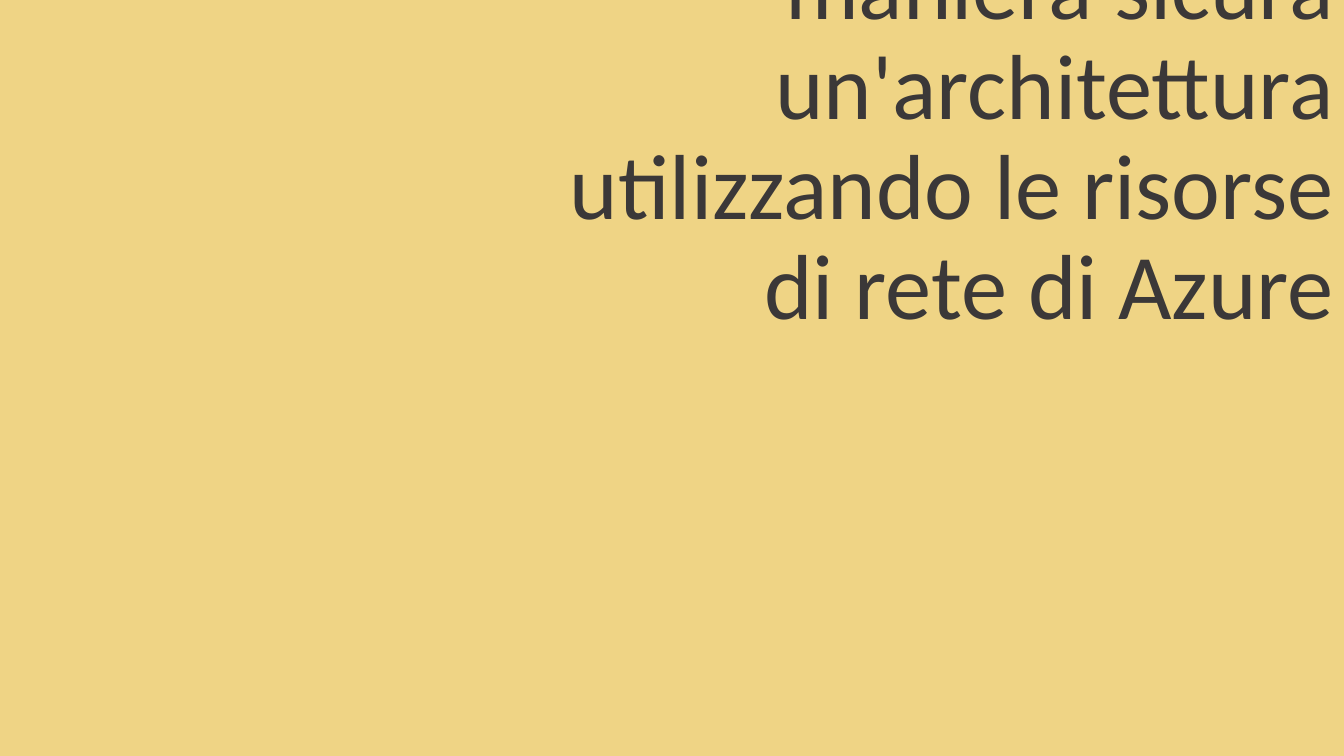
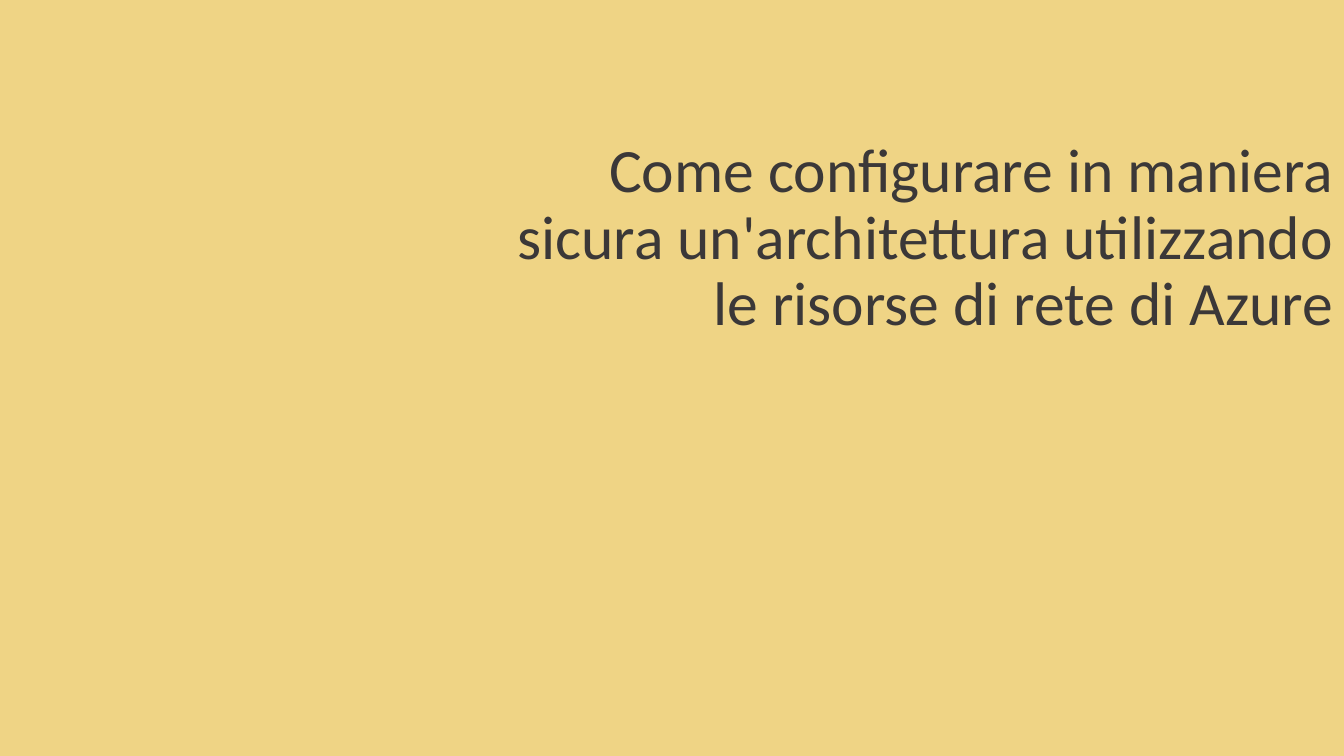
Before and after one commit to DotNetCodeIT/azuredaytorino2025, a slide deck: slide 4 of speakers/slides/AzureDayTorino2025_994285_Buonaiuto.pptx. Drawn at 1344x756 pixels with LibreOffice and Linux fonts; fonts in the diff are those of the drawing; background and template pictures are left out. Boxes give left, top, right and bottom in pixels: in the first picture for what was removed or moved away, otherwise in the second. Text is boxed around its words. In the diff, an @@ line names an element or a change of style, - is before the commit and + after.

Commit message:
slide

```diff
--- a/speakers/slides/AzureDayTorino2025_994285_Buonaiuto.pptx
+++ b/speakers/slides/AzureDayTorino2025_994285_Buonaiuto.pptx
@@ title "Come configurare in maniera sicura ..." at <box>517,149,1333,326</box>: size 66 to 44 pt @@
```
Also in this commit, not shown: 1 slide added, 1 slide removed, 9 other files.
